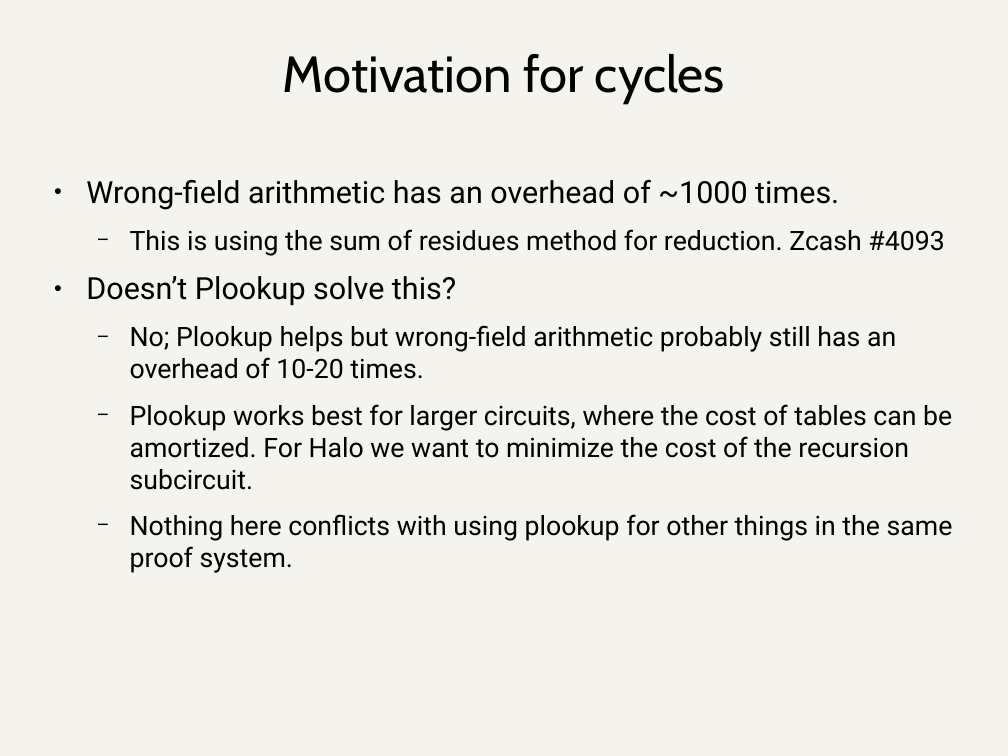
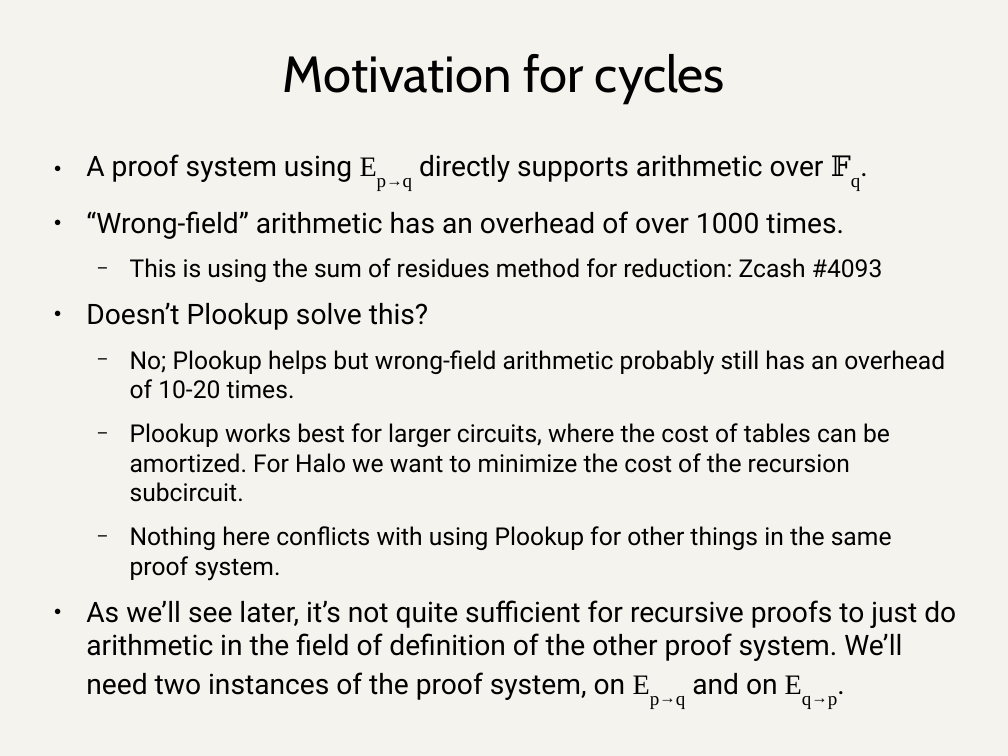
Before and after one commit to daira/halographs, a slide deck: slide 5 of halographs.odp. Drawn at 1008x756 pixels with LibreOffice and Linux fonts; fonts in the diff are those of the drawing. Boxes give left, top, right and bottom in pixels: in the first picture for what was removed or moved away, otherwise in the second. Text is boxed around its words. In the diff, an @@ line names an element or a change of style, - is before the commit and + after.

```diff
--- a/halographs.odp
+++ b/halographs.odp
@@ text "A proof system using Ep→q ...": place and size @@
-text "A proof system using Ep→q ..." at (86, 180, 953, 573)
+text "A proof system using Ep→q ..." at (86, 154, 956, 709)
@@ text at (86, 154, 883, 282): text changed; size 21 to 22.2 pt @@
-● Wrong-field arithmetic has an overhead of ~1000 times.
-  − This is using the sum of residues method for reduction. Zcash #4093
+● A proof system using Ep→q directly supports arithmetic over 𝔽q.
+● “Wrong-field” arithmetic has an overhead of over 1000 times.
+  − This is using the sum of residues method for reduction: Zcash #4093
@@ text at (86, 303, 945, 502): size 24 to 22.2 pt in "Doesn’t Plookup solve this?"; size 21 to 19.4 pt in "No; Plookup helps but wrong-field arithmetic probably ...", "Plookup works best for larger circuits, where ..." @@
@@ text at (86, 526, 956, 709): text changed; size 21 to 22.2 pt @@
-  − Nothing here conflicts with using plookup for other things in the same proof system.
+  − Nothing here conflicts with using Plookup for other things in the same proof system.
+● As we’ll see later, it’s not quite sufficient for recursive proofs to just do arithmetic in the field of definition of the other proof system. We’ll need two instances of the proof system, on Ep→q and on Eq→p.
```
Also in this commit, not shown: 16 other slides changed, 16 slides added, 11 slides removed, 17 other files.
